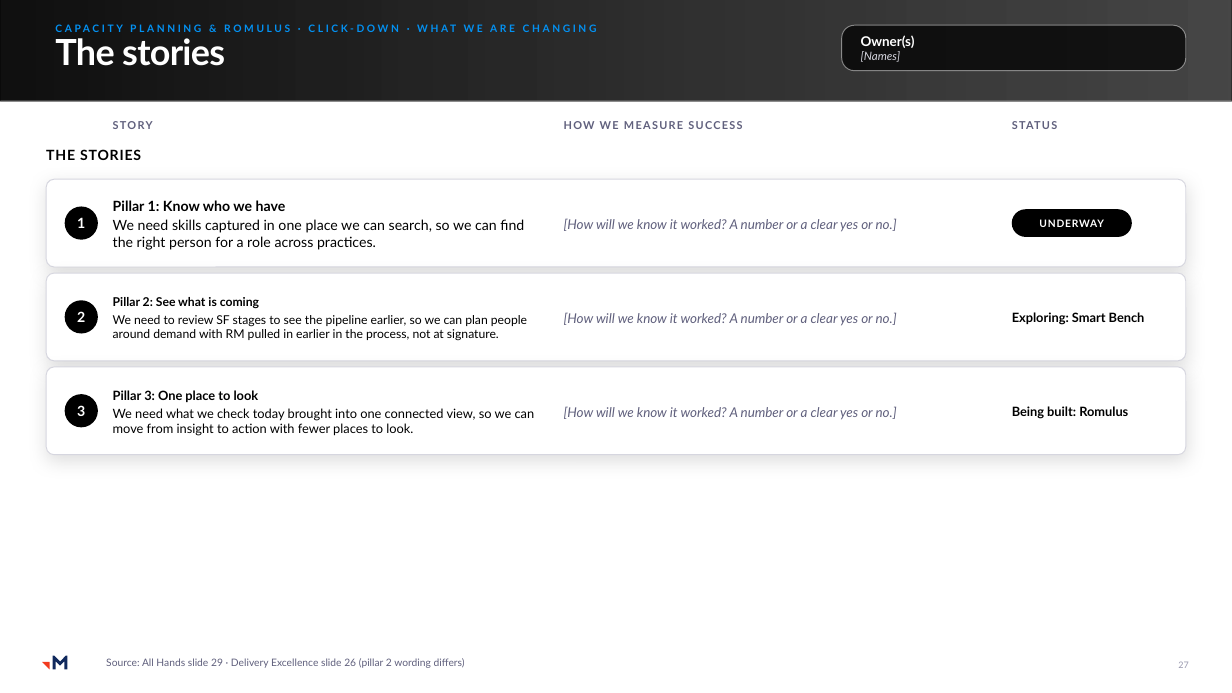
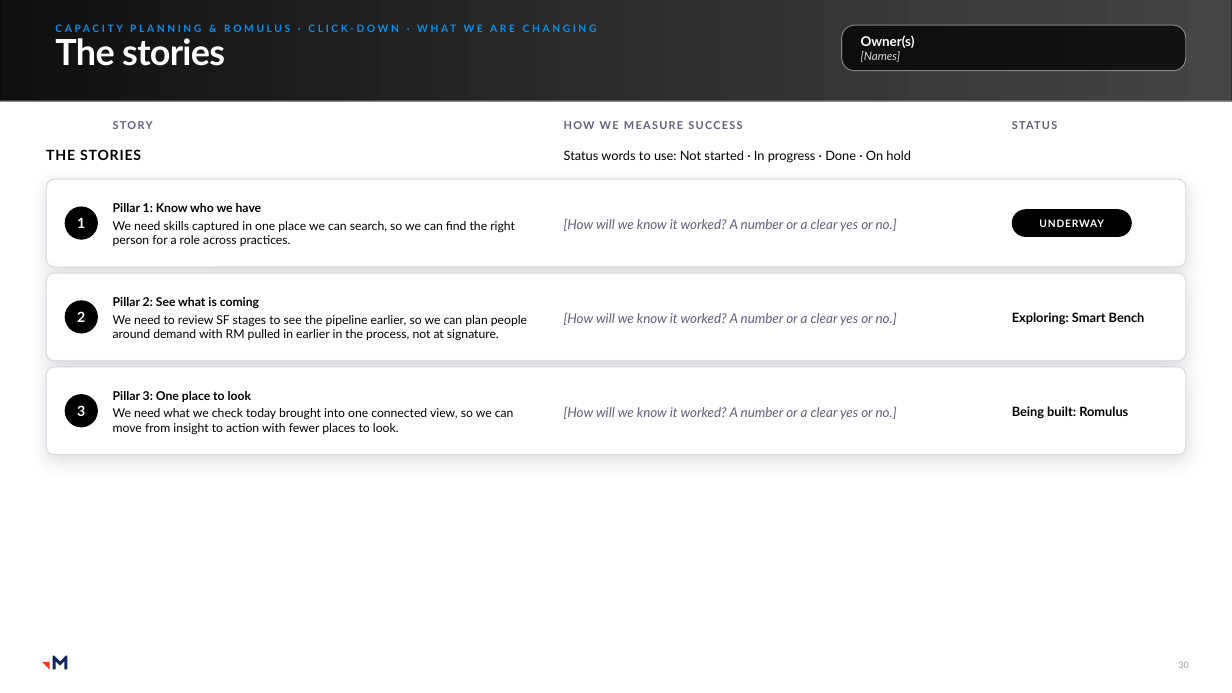
Before and after one commit to RachelHarrisMerkle/BasicMerkle, a slide deck: slide 30 of Priorities_Master.pptx (slide 27 before the commit). Drawn at 1232x693 pixels with LibreOffice and Linux fonts; fonts in the diff are those of the drawing; grey boxes stand for pictures. Boxes give left, top, right and bottom in pixels: in the first picture for what was removed or moved away, otherwise in the second. Text is boxed around its words. In the diff, an @@ line names an element or a change of style, - is before the commit and + after.

```diff
--- a/Priorities_Master.pptx
+++ b/Priorities_Master.pptx
@@ text added at (564, 150, 911, 163), 10 pt, text #000000 @@
+Status words to use: Not started · In progress · Done · On hold
@@ text "Pillar 1: Know who we ..." at (113, 203, 515, 246): size 11 to 9.5 pt @@
@@ text "Pillar 3: One place to ..." at (113, 391, 514, 435): size 10 to 9.5 pt @@
@@ text removed at (106, 658, 465, 668) @@
-Source: All Hands slide 29 · Delivery Excellence slide 26 (pillar 2 wording differs)
@@ page number at (1178, 661, 1188, 668): text changed @@
-27
+30
```
Also in this commit, not shown: 36 other slides changed, 8 slides added, 1 other file.
